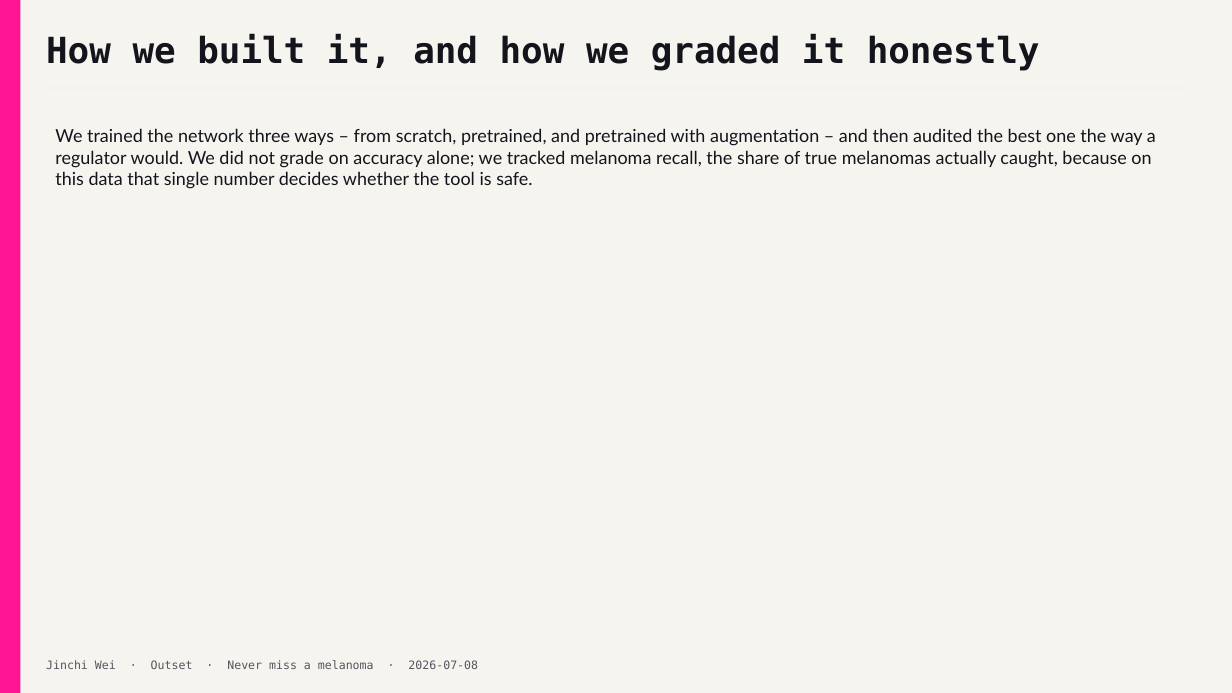
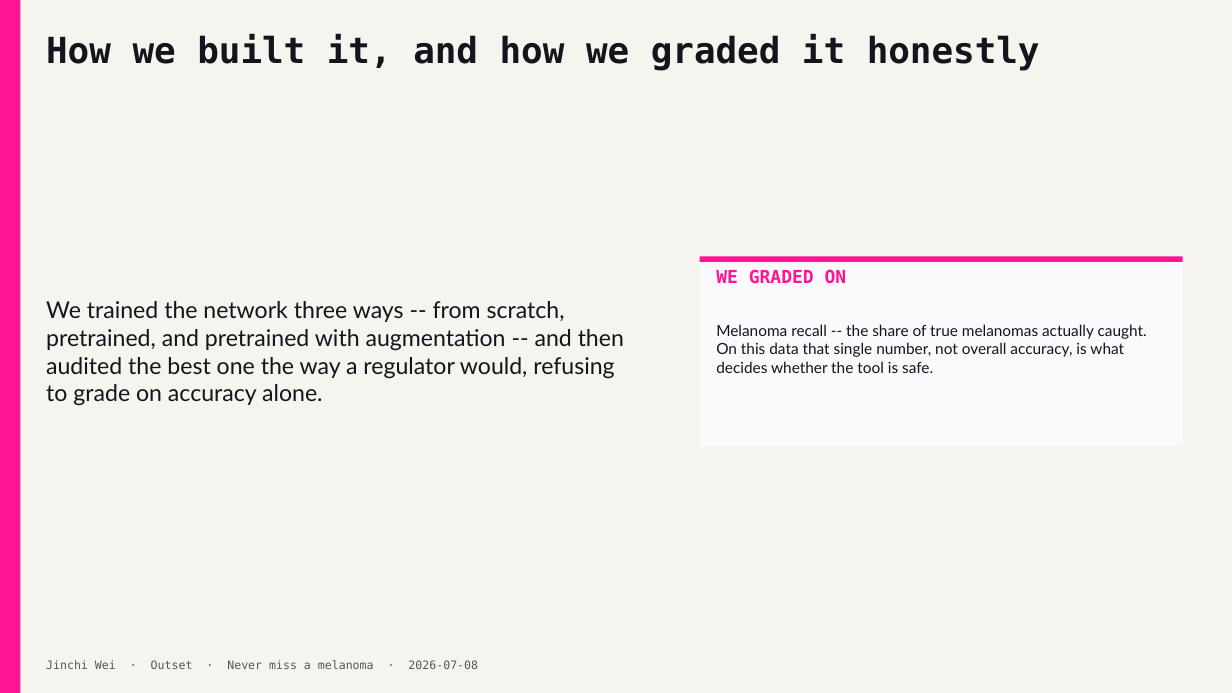
Before and after one commit to jinchiwei/outset-ai-healthcare, a slide deck: slide 8 of solutions/g2_skin_screening/slides/g2_skin_screening.pptx. Drawn at 1232x693 pixels with LibreOffice and Linux fonts; fonts in the diff are those of the drawing. Boxes give left, top, right and bottom in pixels: in the first picture for what was removed or moved away, otherwise in the second. Text is boxed around its words. In the diff, an @@ line names an element or a change of style, - is before the commit and + after.

```diff
--- a/solutions/g2_skin_screening/slides/g2_skin_screening.pptx
+++ b/solutions/g2_skin_screening/slides/g2_skin_screening.pptx
@@ text "We trained the network three ..." at (x1=46, y1=301, x2=624, y2=406): vertical alignment top to middle @@
@@ rectangle added at (x1=700, y1=256, x2=1183, y2=445), fill #FAFAFC @@
@@ rectangle added at (x1=700, y1=256, x2=1183, y2=262), fill #FF1493 @@
@@ text added at (x1=716, y1=269, x2=847, y2=283), 14 pt, text #FF1493, bold @@
+WE GRADED ON
@@ text at (x1=46, y1=301, x2=624, y2=406): text changed; size 14 to 18 pt @@
-We trained the network three ways – from scratch, pretrained, and pretrained with augmentation – and then audited the best one the way a regulator would. We did not grade on accuracy alone; we tracked melanoma recall, the share of true melanomas actually caught, because on this data that single number decides whether the tool is safe.
+We trained the network three ways -- from scratch, pretrained, and pretrained with augmentation -- and then audited the best one the way a regulator would, refusing to grade on accuracy alone.
@@ text added at (x1=716, y1=324, x2=1147, y2=373), 12 pt, text #14141C @@
+Melanoma recall -- the share of true melanomas actually caught. On this data that single number, not overall accuracy, is what decides whether the tool is safe.
```
Also in this commit, not shown: 11 other slides changed, 3 other files.
